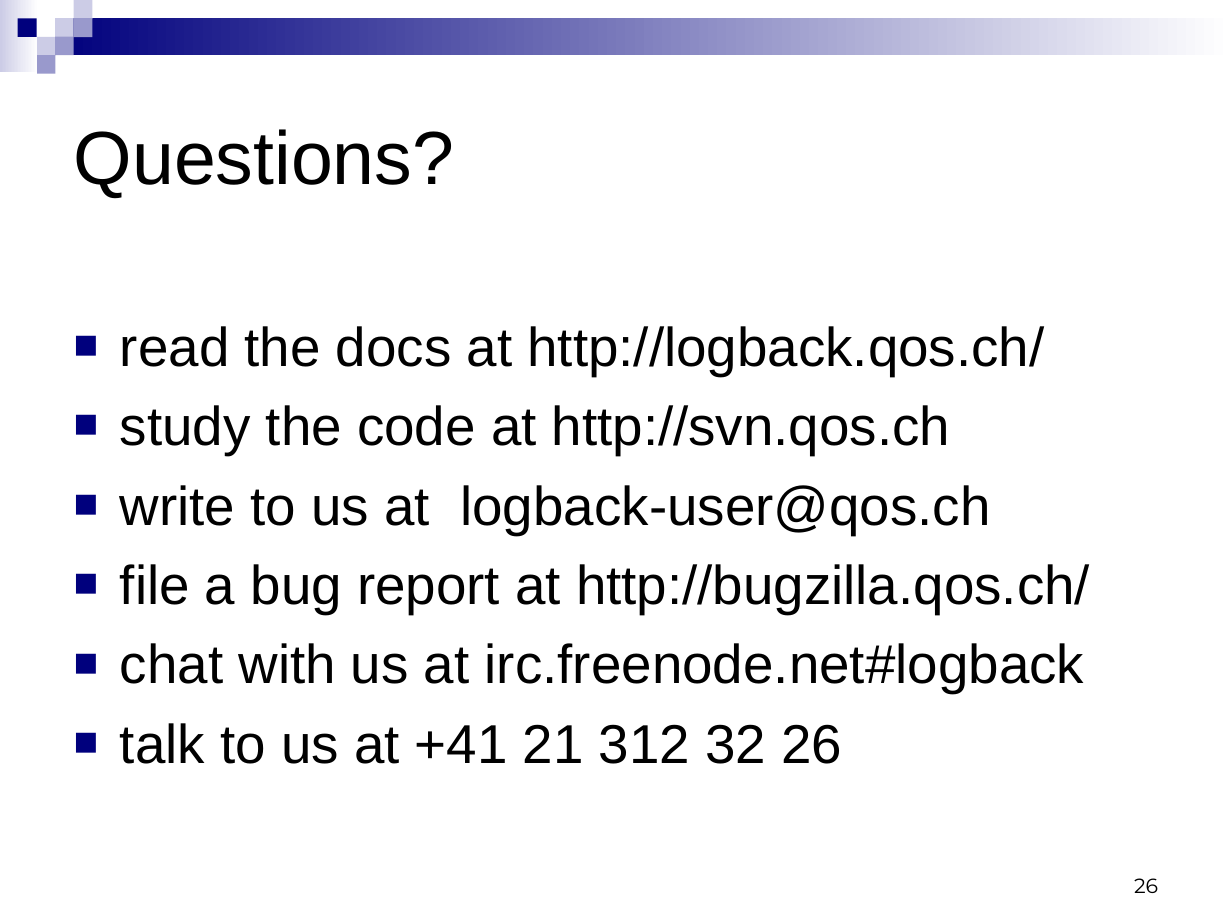
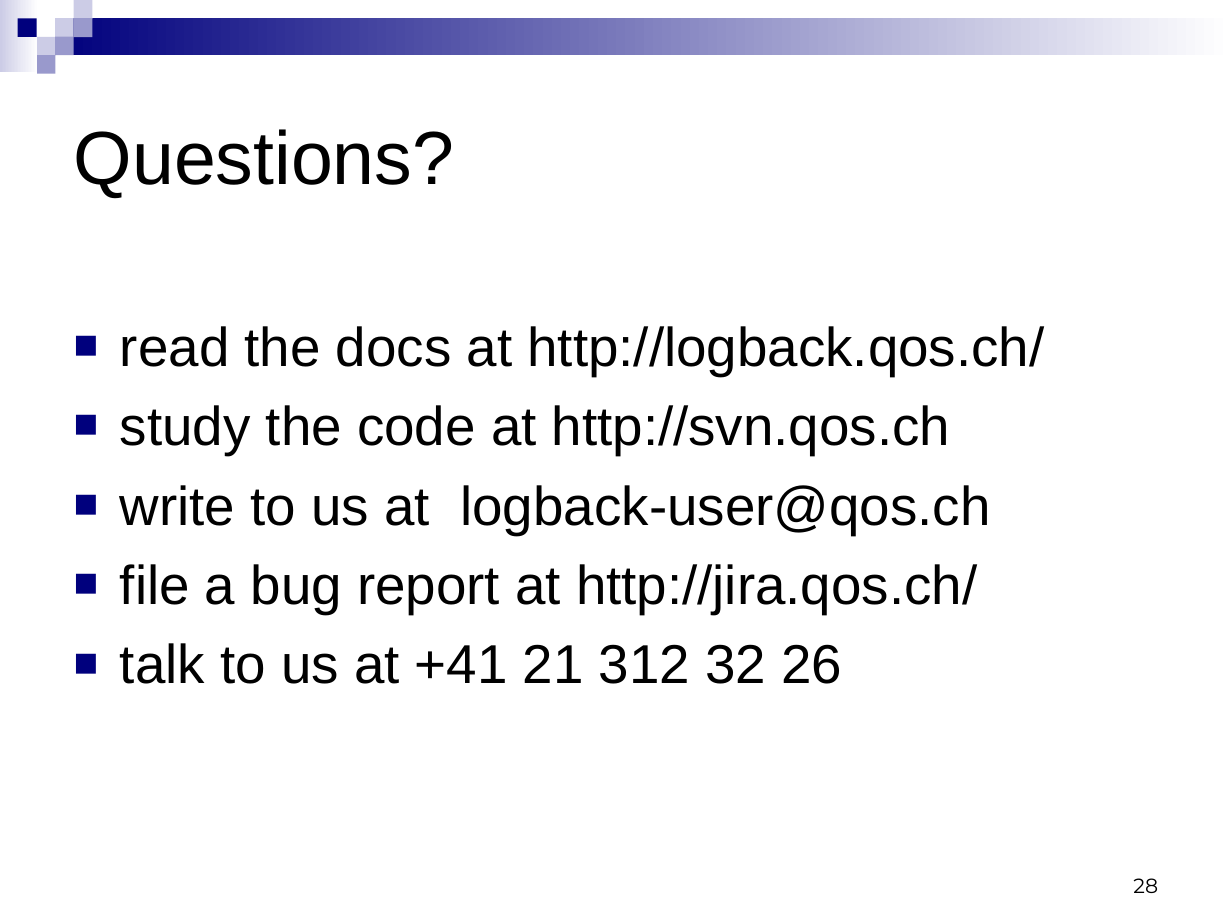
Before and after one commit to qos-ch/logback, a slide deck: slide 28 of logback-site/src/site/resources/10reasons.ppt (slide 26 before the commit). Drawn at 1232x924 pixels with LibreOffice and Linux fonts; fonts in the diff are those of the drawing; background and template pictures are left out. Boxes give left, top, right and bottom in pixels: in the first picture for what was removed or moved away, otherwise in the second. Text is boxed around its words. In the diff, an @@ line names an element or a change of style, - is before the commit and + after.

```diff
--- a/logback-site/src/site/resources/10reasons.ppt
+++ b/logback-site/src/site/resources/10reasons.ppt
@@ text at box(120, 564, 977, 614): text changed @@
-■ file a bug report at http://bugzilla.qos.ch/
-■ chat with us at irc.freenode.net#logback
+■ file a bug report at http://jira.qos.ch/
@@ page number at box(1133, 878, 1158, 893): text changed @@
-26
+28
```
Also in this commit, not shown: 2 other slides changed, 2 slides added.
